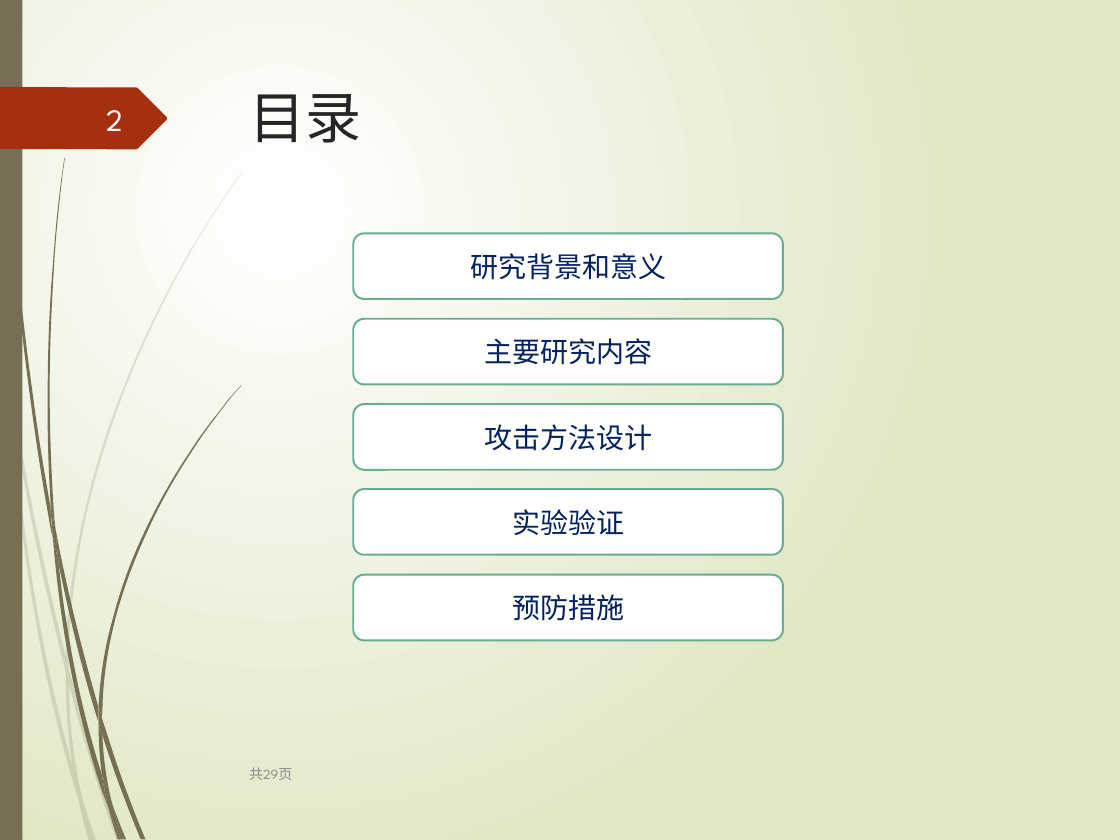
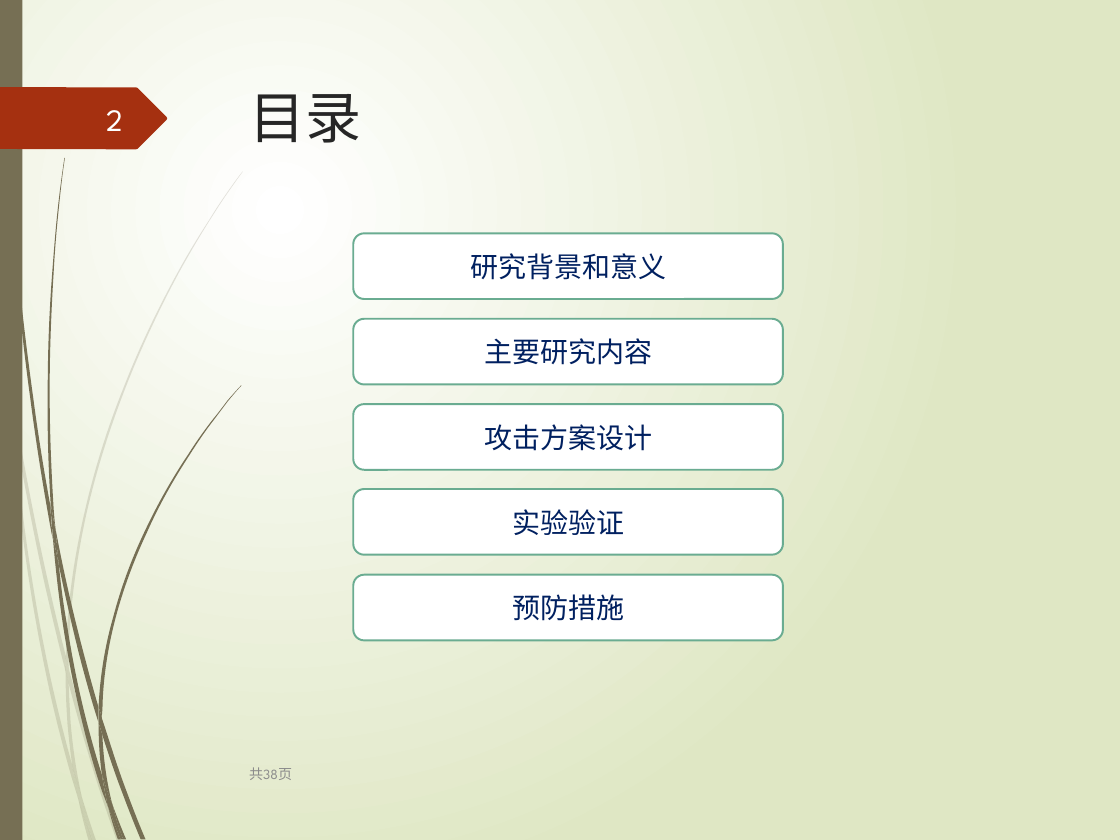
Before and after one commit to leborn0101/graduation, a slide deck: slide 2 of 毕业答辩.pptx. Drawn at 1120x840 pixels with LibreOffice and Linux fonts; fonts in the diff are those of the drawing. Boxes give left, top, right and bottom in pixels: in the first picture for what was removed or moved away, otherwise in the second. Text is boxed around its words. In the diff, an @@ line names an element or a change of style, - is before the commit and + after.

```diff
--- a/毕业答辩.pptx
+++ b/毕业答辩.pptx
@@ text in rounded rectangle at bbox=[484, 424, 652, 451]: text changed @@
-攻击方法设计
+攻击方案设计
@@ text at bbox=[249, 767, 292, 780]: text changed @@
-共29页
+共38页
```
Also in this commit, not shown: 19 other slides changed, 18 slides added, 9 slides removed, 1 other file.
